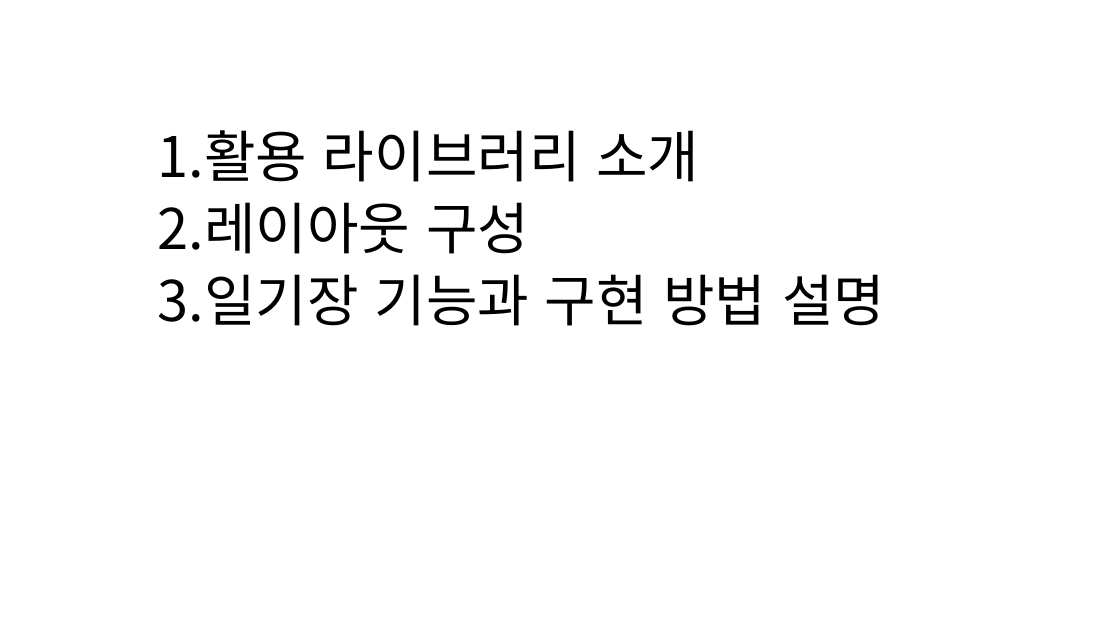
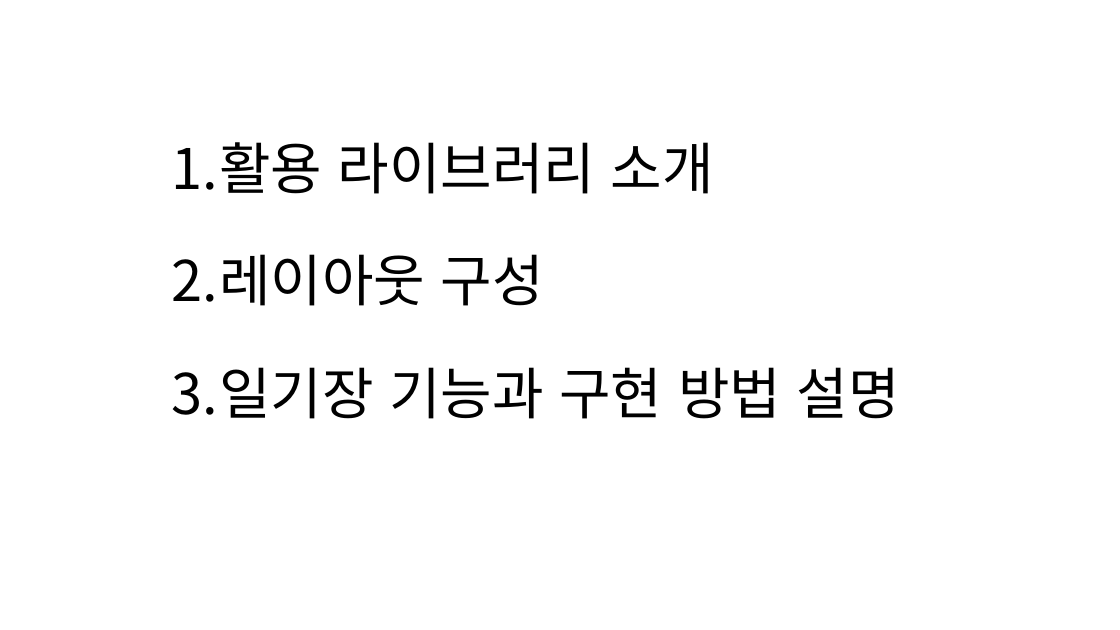
Before and after one commit to naem1023/PROJECT_webProgramming, a slide deck: slide 2 of project_doc_201611263_박성호.pptx. Drawn at 1120x630 pixels with LibreOffice and Linux fonts; fonts in the diff are those of the drawing. Boxes give left, top, right and bottom in pixels: in the first picture for what was removed or moved away, otherwise in the second. Text is boxed around its words. In the diff, an @@ line names an element or a change of style, - is before the commit and + after.

```diff
--- a/project_doc_201611263_박성호.pptx
+++ b/project_doc_201611263_박성호.pptx
@@ text "활용 라이브러리 소개": place and size @@
-text "활용 라이브러리 소개" at box(157, 130, 885, 326)
+text "활용 라이브러리 소개" at box(172, 142, 900, 419)
@@ text "활용 라이브러리 소개" at box(172, 142, 900, 419): line spacing 0.9 to 1.5 @@
```
Also in this commit, not shown: 2 other slides changed, 4 slides added, 4 other files.
